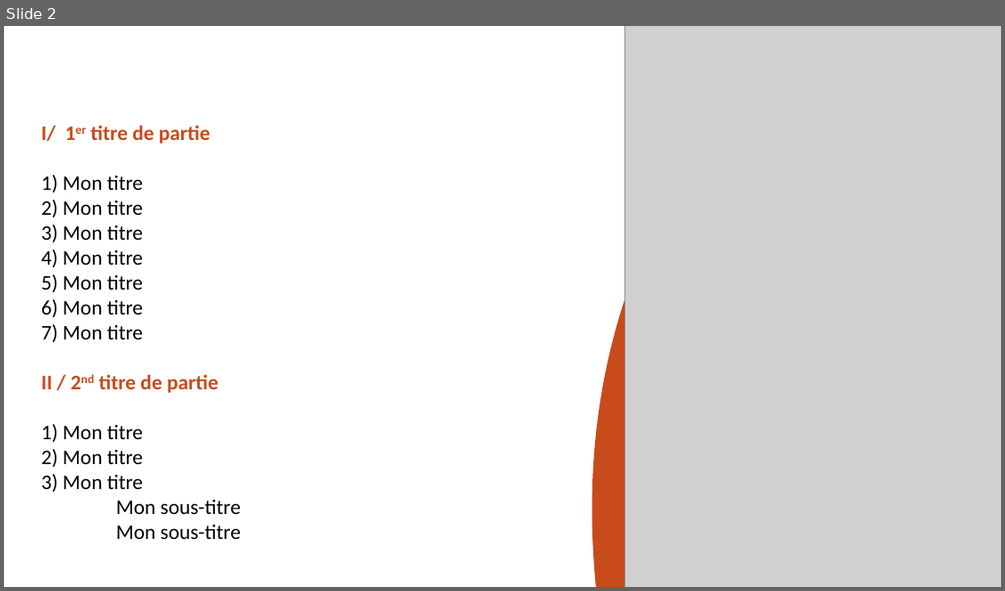
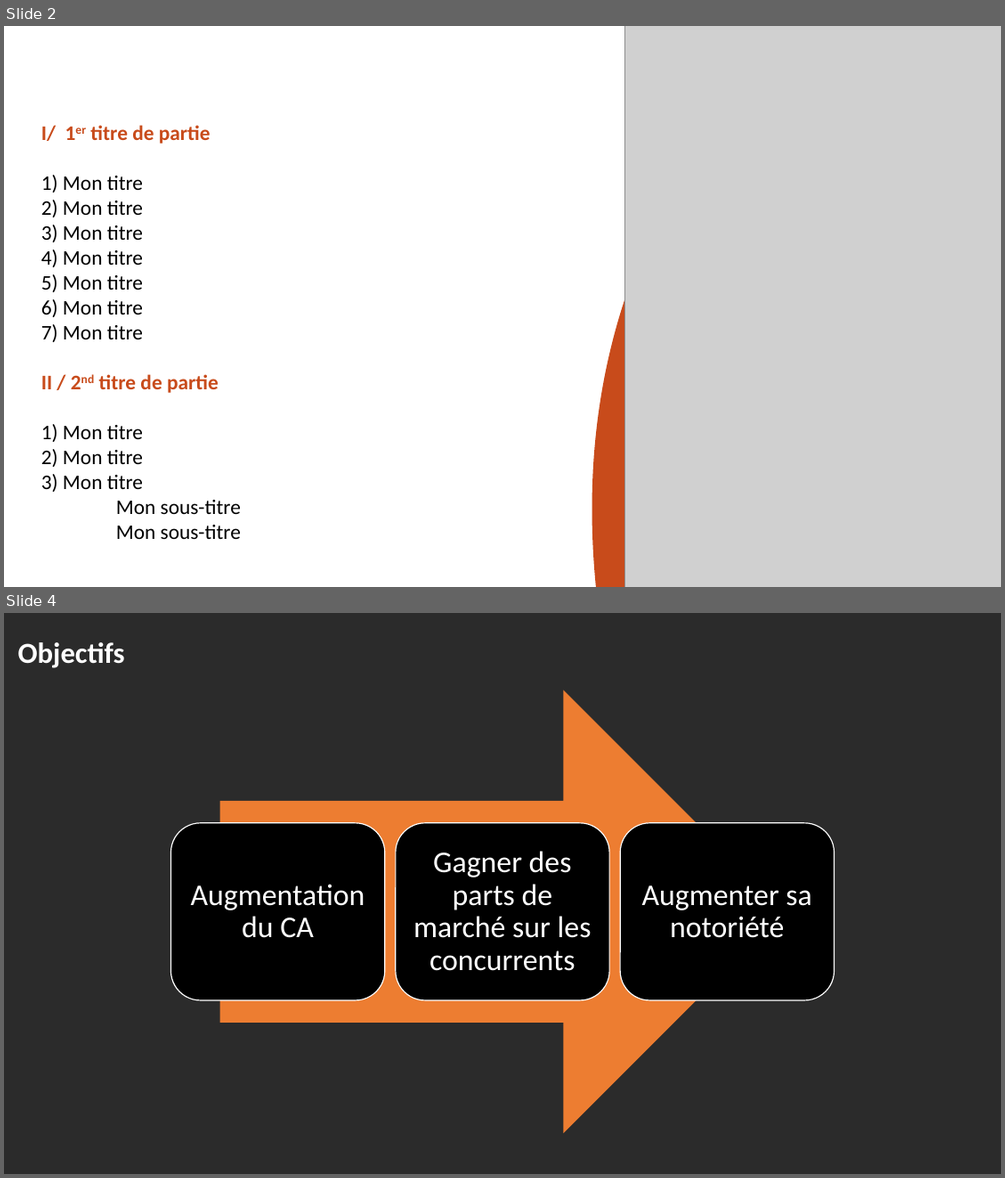
Before and after one commit to Sag64/PFR, a slide deck: Livrable1/Présentationpfr.pptx. Shown one above the other, each under a label of ours: slide 2 before the commit, slides 2 and 4 after it; the slides between them are not shown. The pictures are 1005x591 and 1005x1178 pixels, drawn with LibreOffice and Linux fonts; fonts in the diff are those of the drawing; grey boxes stand for pictures; background and template pictures are left out; a plain dark background stands for a picture behind light text. Boxes give left, top, right and bottom in pixels: in the first picture for what was removed or moved away, otherwise in the second. Text is boxed around its words. In the diff, an @@ line names an element or a change of style, - is before the commit and + after.

Commit message:
objectifs, besoins, contraintes, limites

```diff
--- a/Livrable1/Présentationpfr.pptx
+++ b/Livrable1/Présentationpfr.pptx
@@ slide 4 added at [4,613,1001,1174], background picture (left out) @@
@@ text added at [18,642,125,668], 28 pt, text #FFFFFF, bold @@
+Objectifs
@@ group added at [170,690,834,1134]: 3 rounded rectangles, 3 texts, 1 right arrow @@
+Augmentation du CA
+Gagner des parts de marché sur les concurrents
+Augmenter sa notoriété
```
Also in this commit, not shown: 4 other slides added, 1 slide removed.
